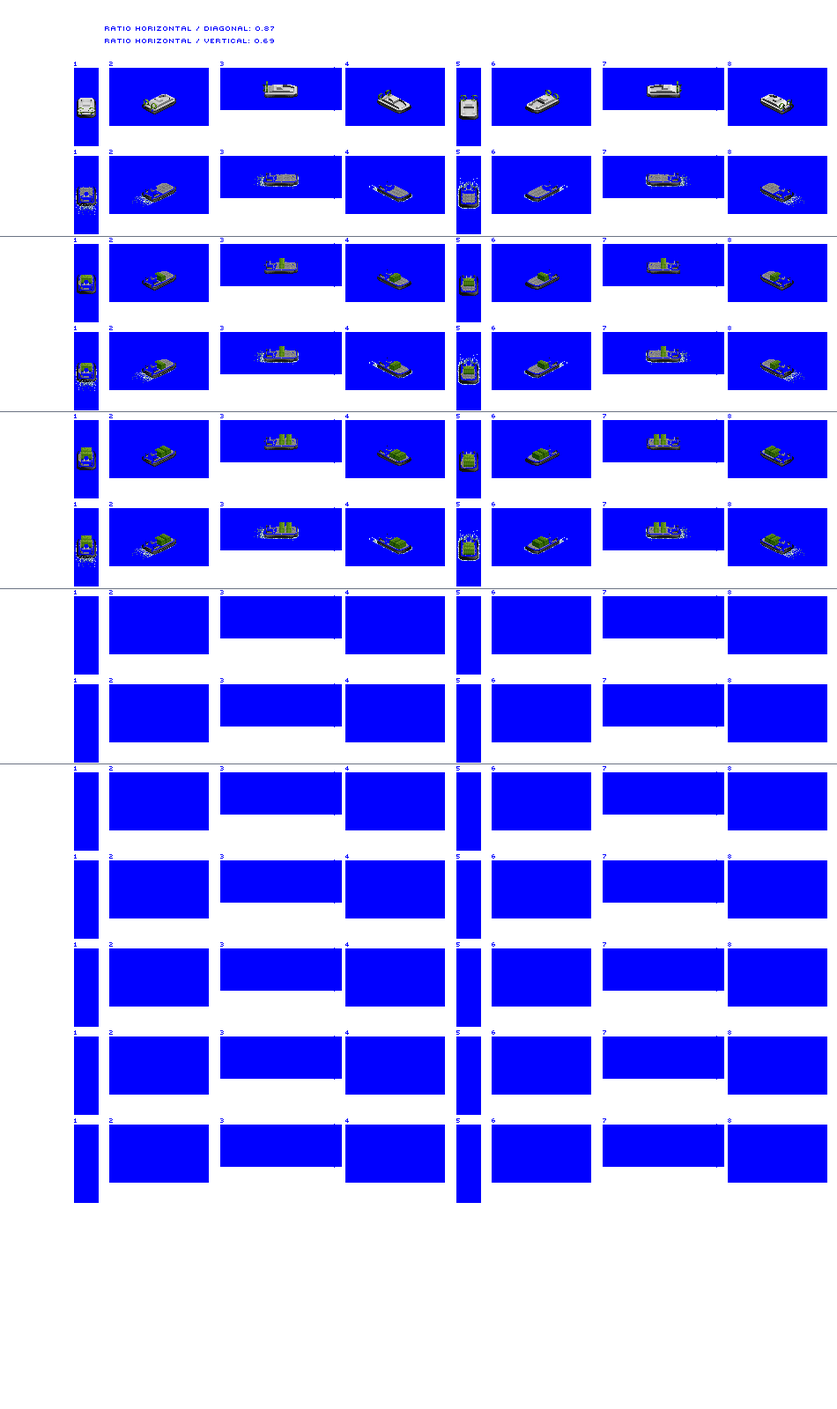
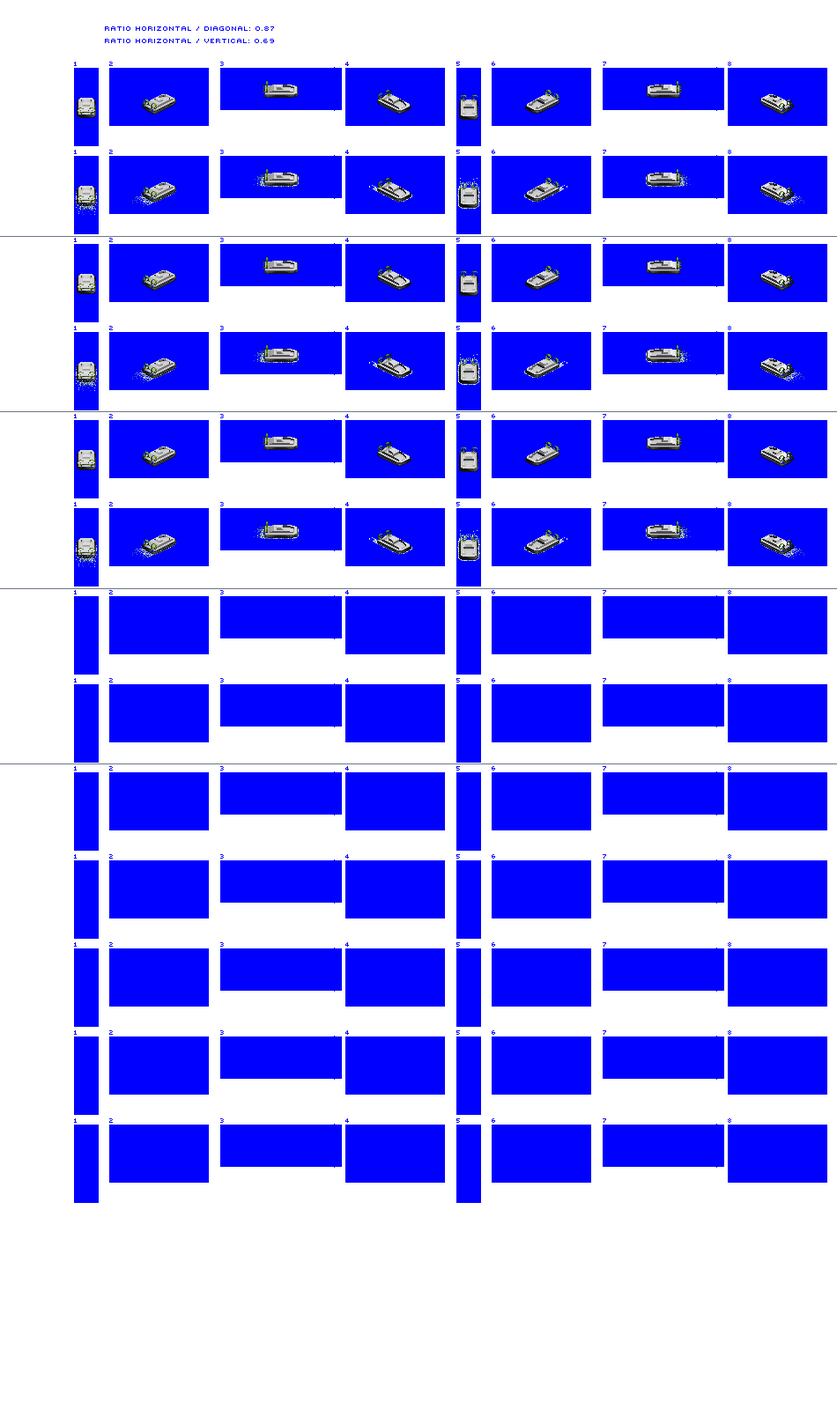
Before/after of a 837x1409 layered artwork. What changed in the layer stack:
hid "containers" over [78, 258, 781, 555]
painted on "Hovercraft Mixed Medium" over [77, 169, 792, 557]
